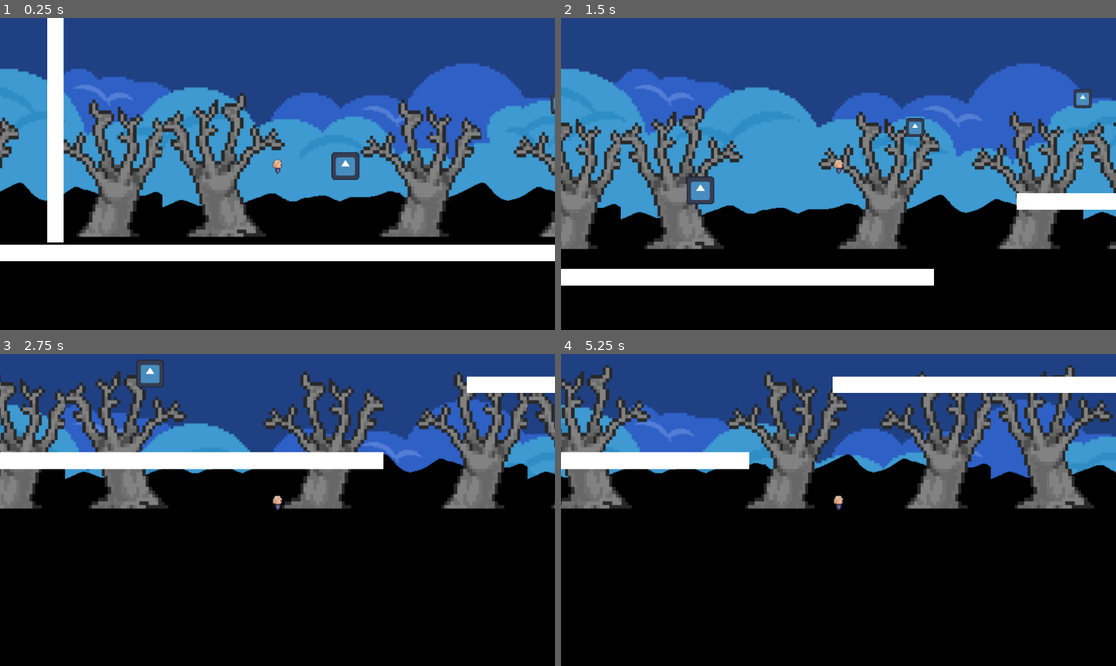
Above: before the commit, frames 1-4 (two rows, left to right).
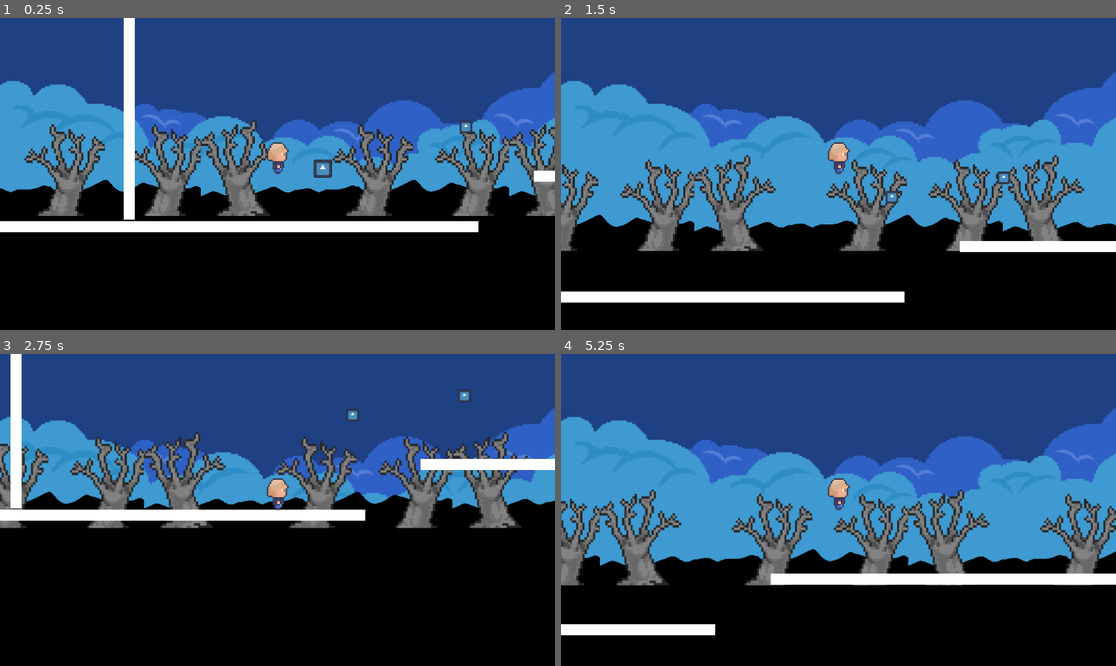
Above: after the commit, the same moments.

Repository: DeadElephant516/SakuraGrove
Game: Godot game, scene res://Scenes/TestScene/test_scene.tscn
Same seed, same stepped clock (60 frames per second), same inputs: the game is played once before the commit and once after it. The engine's default icon, where the game draws it, is replaced by a stand-in: a white triangle on a blue panel in a dark square.
Inputs (mouse positions are in pixels of both pictures, inside the frame that each line leads up to):
- Up to frame 1 (0.25 s): no input
- Up to frame 2 (1.5 s): move the mouse to (960, 158) at 0.52 s; hold Right mouse button (glide) 0.53-1.28 s; hold D (right) from 0.53 s (still down); tap Shift (dash) at 0.6 s; tap Space (jump) at 0.77, 1.07 s; move the mouse to (727, 189) at 1.27 s; right-click (727, 189) at 1.35 s
- Up to frame 3 (2.75 s): tap Space (jump) at 1.52, 1.55, 1.82, 2.1 s; move the mouse to (333, 441) at 2.02 s; release D (right) at 2.03 s; hold A (left) from 2.03 s (still down); tap Shift (dash) at 2.3 s
- Up to frame 4 (5.25 s): move the mouse to (810, 572) at 2.77 s; release A (left) at 2.78 s; hold D (right) 2.78-4.28 s; tap Shift (dash) at 2.85, 4.35 s; tap Space (jump) at 3.02, 3.32, 3.77, 3.8, 4.07, 4.52, 4.82 s; right-click (810, 572) at 3.05 s; move the mouse to (1005, 556) at 3.52 s; hold Right mouse button (glide) 3.53-4.28 s; move the mouse to (672, 463) at 4.27 s; hold A (left) 4.28-5.03 s; move the mouse to (866, 510) at 5.02 s; hold D (right) from 5.03 s (still down); hold Right mouse button (glide) from 5.03 s (still down)

The runs differ from the first frame. In frame 1, 40% of the frame differs, in the area x 0-100%, y 0-78%; in frame 2, 40%; in frame 3, 34%; in frame 4, 55%, in the area x 0-100%, y 3-91%.

Commit message:
FSM and documentations for peers

Diff:
--- a/Globals/SignalBus.gd
+++ b/Globals/SignalBus.gd
@@ -1,4 +1,5 @@
 extends Node
+
 
 signal unlock_ability(ability_type:String)
 #this signal gets a string as a parameter so it knows to which ability it should point
--- a/Scenes/PlayerScene/player.gd
+++ b/Scenes/PlayerScene/player.gd
@@ -2,132 +2,317 @@
 
 class_name Player
 
+# ------------------------------------------------------------------------------
+# Player Movement Controller with Finite State Machine (FSM)
+#
+# States:
+#  - IDLE  : Standing still
+#  - WALK  : Moving horizontally
+#  - JUMP  : Initial jump or double jump
+#  - GLIDE : Slow-fall/glide after jump
+#  - DASH  : Quick burst horizontal movement
+# ------------------------------------------------------------------------------
+
+# -- Movement ------------------------------------------------------------
+# Base horizontal movement speed
 var speed: float
+# Upward impulse strength for jump
 var jump_force: float
-
+# Input direction: -1 (left), 0 (none), +1 (right)
+var direction: Vector2 = Vector2.ZERO
+
+# -- Jumping -------------------------------------------------------------
+# Tracks how many jumps have been used (for double jump)
+var jumps_made: int = 0
+# Maximum allowed jumps in air (1 = single jump, 2 = double jump)
+var max_jumps: int = 2
+
+# -- Gliding -------------------------------------------------------------
+# Whether the player is actively gliding
+var is_gliding: bool = false
+# Total allowed glide duration (seconds)
+var max_glide_time: float = PlayerData.max_glide_time
+# Remaining glide time left
+var remaining_glide_time: float = 0.0
+# Gravity applied while gliding (slower fall)
+const GLIDE_GRAVITY: float = 200.0
+
+# -- Dashing -------------------------------------------------------------
+# Whether the player is currently dashing
+var is_dashing: bool = false
+# Dash speed multiplier
 var dash_speed: float
+# Duration of dash in seconds
 var dash_duration: float
-
+# Time left in the current dash
+var dash_time_left: float = 0.0
+# Countdown before next dash allowed
+var dash_cooldown_timer: float = 0.0
+# Configurable cooldown between dashes
 @export var dash_cooldown: float = 0.5
 
-
-var direction: Vector2 = Vector2.ZERO
-var jumps_made: int = 0
-var max_jumps: int = 2
-var is_gliding: bool = false
-var max_glide_time: float = PlayerData.max_glide_time
-var remaining_glide_time: float = 0.0
-
-var is_dashing: bool = false
-var dash_time_left: float = 0.0
-var dash_cooldown_timer: float = 0.0
-
-
+# -- Gravity -------------------------------------------------------------
+# Normal gravity acceleration
 const GRAVITY: float = 900.0
-const GLIDE_GRAVITY: float = 200.0
-
+
+# -- Finite State Machine (FSM) ------------------------------------------
+# Define possible player states
+enum State { IDLE, WALK, JUMP, GLIDE, DASH }
+# Current active state (starts as IDLE)
+var current_state: State = State.IDLE
+
+# ------------------------------------------------------------------------------
+# Godot Lifecycle Hooks
+# ------------------------------------------------------------------------------
 
 func _ready() -> void:
+	"""
+	Called when the node is added to the scene.
+	Initializes all player-related values from PlayerData.
+	"""
 	initialize_values()
 
-
 func _physics_process(delta: float) -> void:
-
+	"""
+	Called each physics frame (~60 FPS).
+	Handles input, cooldowns, gravity, state updates, and movement.
+	"""
+	# 1. Read horizontal input axes
 	get_input()
 
-	if !is_dashing:
-		apply_gravity(delta)
-		reset_jumps()
-		move()
-		handle_jump()
-		glide(delta)
-
-	dash(delta)
-
+	# 2. Decrease dash cooldown timer regardless of state
+	dash_cooldown_timer = max(dash_cooldown_timer - delta, 0.0)
+
+	# 3. Apply gravity (unless grounded, gliding, or dashing)
+	apply_gravity(delta)
+
+	# 4. Reset jump counter when grounded
+	reset_jumps()
+
+	# 5. Update current FSM state (checks transitions & actions)
+	update_states(delta)
+
+	# 6. Move the character according to velocity
 	move_and_slide()
 
-
-
+# ------------------------------------------------------------------------------
+# FSM Core: State Switching Logic
+# ------------------------------------------------------------------------------
+
+func change_state(new_state: State) -> void:
+	"""
+	Switches FSM to 'new_state' if different from current.
+	Handles one-time entry logic (e.g. starting glide).
+	"""
+	if current_state == new_state:
+		return  # No change if already in this state
+
+	current_state = new_state
+
+	# On entering GLIDE, ensure upward velocity won't carry us up
+	if new_state == State.GLIDE:
+		if velocity.y < 0:
+			# Cancel any upward motion
+			velocity.y = 0
+		is_gliding = true
+	else:
+		# Exiting glide state
+		is_gliding = false
+
+	print("State:", State.keys()[current_state])
+
+func update_states(delta: float) -> void:
+	"""
+	Called every _physics_process to evaluate and execute
+	behavior for the current state, and transition when needed.
+	"""
+	match current_state:
+		State.IDLE:
+			# --- IDLE State: waiting for input ---
+			if Input.is_action_just_pressed("jump") and is_on_floor():
+				jump()
+				change_state(State.JUMP)
+			elif Input.is_action_just_pressed("dash") and can_dash():
+				start_dash()
+				change_state(State.DASH)
+			elif direction.x != 0:
+				change_state(State.WALK)
+
+		State.WALK:
+			# --- WALK State: horizontal movement ---
+			move()
+			if Input.is_action_just_pressed("jump") and is_on_floor():
+				jump()
+				change_state(State.JUMP)
+			elif Input.is_action_just_pressed("dash") and can_dash():
+				start_dash()
+				change_state(State.DASH)
+			elif direction.x == 0:
+				change_state(State.IDLE)
+
+		State.JUMP:
+			# --- JUMP State: airborne, can double jump/glide/dash ---
+			move()
+			# Landing check: reset glide and go to IDLE
+			if is_on_floor():
+				remaining_glide_time = max_glide_time
+				is_gliding = false
+				change_state(State.IDLE)
+				return
+
+			# Double jump: if allowed and presses jump again
+			if PlayerData.can_double_jump and Input.is_action_just_pressed("jump") and jumps_made < max_jumps:
+				double_jump()
+				return
+
+			# Glide: if falling and holding glide key
+			if can_glide() and velocity.y > 0 and Input.is_action_pressed("glide"):
+				change_state(State.GLIDE)
+				return
+
+			# Dash: if pressing dash mid-air
+			if Input.is_action_just_pressed("dash") and can_dash():
+				start_dash()
+				change_state(State.DASH)
+				return
+
+		State.GLIDE:
+			# --- GLIDE State: slow fall and horizontal control ---
+			glide(delta)
+			# End glide when landing or out of time
+			if is_on_floor() or remaining_glide_time <= 0:
+				change_state(State.IDLE)
+
+		State.DASH:
+			# --- DASH State: burst movement, then return ---
+			dash(delta)
+			# Once dash completes, transition based on grounded
+			if not is_dashing:
+				var next = State.IDLE if is_on_floor() else State.JUMP
+				change_state(next)
+
+# ------------------------------------------------------------------------------
+# Core Movement Helpers
+# ------------------------------------------------------------------------------
+
+func get_input() -> void:
+	"""
+	Reads left/right input and sets 'direction.x'.
+	Uses InputMap actions 'left' and 'right'.
+	"""
+	direction.x = Input.get_axis("left", "right")
+
+func move() -> void:
+	"""
+	Applies horizontal movement based on 'speed' and 'direction'.
+	"""
+	velocity.x = speed * direction.x
 
 func apply_gravity(delta: float) -> void:
-	if !is_on_floor() and !is_gliding:
+	"""
+	Applies downward acceleration when airborne,
+	except during gliding or dashing.
+	"""
+	if not is_on_floor() and not is_gliding and not is_dashing:
 		velocity.y += GRAVITY * delta
 
-
-func get_input() -> void:
-	direction.x = Input.get_axis("left", "right")
-
-
-func move() -> void:
-	velocity.x = speed * direction.x
-
-
 func reset_jumps() -> void:
+	"""
+	Resets jump count when player is grounded.
+	"""
 	if is_on_floor():
 		jumps_made = 0
 
-
-func handle_jump() -> void:
-	if Input.is_action_just_pressed("jump"):
-		if PlayerData.can_double_jump:
-			double_jump()
-		else:
-			jump()
-
+# ------------------------------------------------------------------------------
+# Jumping
+# ------------------------------------------------------------------------------
 
 func jump() -> void:
-	if is_on_floor():
-		velocity.y = jump_force
-
+	"""
+	Performs a single jump: sets vertical velocity, increments jump counter.
+	"""
+	velocity.y = jump_force
+	jumps_made += 1
 
 func double_jump() -> void:
-	if jumps_made < max_jumps:
-		velocity.y = jump_force
-		jumps_made += 1
-
-
+	"""
+	Performs a second jump in mid-air if allowed.
+	"""
+	velocity.y = jump_force
+	jumps_made += 1
+
+# ------------------------------------------------------------------------------
+# Gliding
+# ------------------------------------------------------------------------------
 
 func glide(delta: float) -> void:
-	if is_on_floor() or !PlayerData.can_glide:
+	"""
+	Handles glide physics: slow fall and horizontal control.
+	Decrements remaining glide time.
+	"""
+	# Cancel glide if grounded or disabled
+	if is_on_floor() or not PlayerData.can_glide:
 		is_gliding = false
 		remaining_glide_time = max_glide_time
-		return #RETURN EARLY IF WE ARE ALREADY GLIDING TO AVOID FURTHER CHECKS
-	#APPLY GLIDE LOGIC
-
+		return
+
+	# Active glide: slow-fall and half-speed horizontal
 	if Input.is_action_pressed("glide") and remaining_glide_time > 0.0 and velocity.y > 0:
 		is_gliding = true
-		#Increase velocity.y by glide gravity, but don’t let it go over 100.
 		velocity.y = min(velocity.y + GLIDE_GRAVITY * delta, 100.0)
-		velocity.x = speed / 2 * direction.x
+		velocity.x = speed * 0.5 * direction.x
 		remaining_glide_time -= delta
 	else:
 		is_gliding = false
 
+func can_glide() -> bool:
+	"""
+	Returns true if glide is unlocked, has time left, and is falling.
+	"""
+	return PlayerData.can_glide and remaining_glide_time > 0.0 and velocity.y > 0
+
+# ------------------------------------------------------------------------------
+# Dashing
+# ------------------------------------------------------------------------------
+
+func start_dash() -> void:
+	"""
+	Initiates a dash: sets dash state, timers, and horizontal velocity.
+	Cancels vertical movement.
+	"""
+	is_dashing = true
+	dash_time_left = dash_duration
+	velocity.x = dash_speed * direction.x
+	velocity.y = 0
 
 func dash(delta: float) -> void:
+	"""
+	Updates dash timer; ends dash when time runs out and starts cooldown.
+	"""
 	if is_dashing:
 		dash_time_left -= delta
 		if dash_time_left <= 0.0:
 			is_dashing = false
 			dash_cooldown_timer = dash_cooldown
-		return #RETURN EARLY IF WE ARE ALREADY DASHING TO AVOID FURTHER CHECKS
-
-	 #Subtract delta from the cooldown timer, but never let it drop below 0.0."
-	dash_cooldown_timer = max(dash_cooldown_timer - delta, 0.0)
-	#APPLY DASH LOGIC
-	if PlayerData.can_dash:
-		if Input.is_action_just_pressed("dash") and direction.x != 0 and dash_cooldown_timer <= 0.0:
-			is_dashing = true
-			dash_time_left = dash_duration
-			velocity.x = dash_speed * direction.x
-			velocity.y = 0
-
-
-
+
+func can_dash() -> bool:
+	"""
+	Returns true if dash is unlocked, cooldown is over, and player is moving.
+	"""
+	return PlayerData.can_dash and dash_cooldown_timer <= 0.0 and direction.x != 0
+
+# ------------------------------------------------------------------------------
+# Initialization
+# ------------------------------------------------------------------------------
 
 func initialize_values() -> void:
+	"""
+	Loads tunable parameters from PlayerData and sets initial timers.
+	"""
 	speed = PlayerData.speed
 	jump_force = PlayerData.jump_force
 	max_glide_time = PlayerData.max_glide_time
+	remaining_glide_time = max_glide_time
 	dash_speed = PlayerData.dash_speed
 	dash_duration = PlayerData.dash_duration
+	dash_cooldown_timer = 0.0
--- a/Scenes/PlayerScene/player.tscn
+++ b/Scenes/PlayerScene/player.tscn
@@ -1,25 +1,23 @@
 [gd_scene load_steps=4 format=3 uid="uid://buryko0xq5e0y"]
 
 [ext_resource type="Script" uid="uid://bq3r04gb5vyhy" path="res://Scenes/PlayerScene/player.gd" id="1_44xdq"]
-[ext_resource type="Texture2D" uid="uid://7dafle6kqpbu" path="res://Art/PlayerArt/player.png" id="2_44xdq"]
+[ext_resource type="Texture2D" uid="uid://7dafle6kqpbu" path="res://Art/player.png" id="2_44xdq"]
 
 [sub_resource type="RectangleShape2D" id="RectangleShape2D_kbykq"]
-size = Vector2(6.5, 11)
+size = Vector2(19, 27.75)
 
 [node name="Player" type="CharacterBody2D"]
 script = ExtResource("1_44xdq")
 
 [node name="Sprite2D" type="Sprite2D" parent="."]
-position = Vector2(-7, -21)
-scale = Vector2(0.3, 0.3)
+position = Vector2(-23, -69)
 texture = ExtResource("2_44xdq")
 centered = false
 hframes = 10
 vframes = 7
 
 [node name="CollisionShape2D" type="CollisionShape2D" parent="."]
-position = Vector2(0, -6.5)
+position = Vector2(1.5, -15.125)
 shape = SubResource("RectangleShape2D_kbykq")
 
 [node name="Camera2D" type="Camera2D" parent="."]
-zoom = Vector2(1.5, 1.5)
Binary file added: Art/PlayerArt/image.png
Not shown, changed: Art/PlayerArt/image.png.import
Renamed: Art/PlayerArt/player.png -> Art/player.png
Not shown, added: Art/player.png.import
